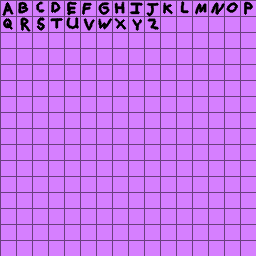
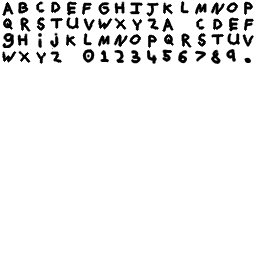
Layers edited between the first and the second 256 × 256 image:
added group "Numbers" with 10 layers above "Letters lower" over (x1=82, y1=49, x2=236, y2=64)
added layer "8" in group "Numbers" over (x1=211, y1=49, x2=221, y2=64)
added layer "7" in group "Numbers" over (x1=195, y1=50, x2=206, y2=62)
added layer "6" in group "Numbers" over (x1=178, y1=50, x2=188, y2=64)
added layer "4" in group "Numbers" over (x1=147, y1=50, x2=157, y2=64)
added layer "3" in group "Numbers" over (x1=131, y1=50, x2=141, y2=64)
added layer "0" in group "Numbers" over (x1=82, y1=49, x2=95, y2=63)
added group "Letters lower" with 25 layers above "Letters upper" over (x1=2, y1=17, x2=254, y2=64)
added layer "Layer #24" in group "Letters lower" over (x1=50, y1=51, x2=62, y2=63)
added layer "Layer #26" in group "Letters lower" over (x1=18, y1=50, x2=31, y2=63)
added layer "Layer #27" in group "Letters lower" over (x1=2, y1=51, x2=17, y2=63)
added layer "Layer #28" in group "Letters lower" over (x1=242, y1=34, x2=254, y2=47)
added layer "Layer #29" in group "Letters lower" over (x1=227, y1=33, x2=240, y2=46)
added layer "Layer #30" in group "Letters lower" over (x1=211, y1=34, x2=224, y2=45)
added layer "Layer #32" in group "Letters lower" over (x1=181, y1=33, x2=192, y2=48)
added layer "Layer #35" in group "Letters lower" over (x1=129, y1=34, x2=141, y2=45)
added layer "Layer #36" in group "Letters lower" over (x1=113, y1=34, x2=128, y2=47)
added layer "Layer #37" in group "Letters lower" over (x1=98, y1=35, x2=110, y2=47)
added layer "J #1" in group "Letters lower" over (x1=50, y1=32, x2=59, y2=49)
added layer "h" in group "Letters lower" over (x1=17, y1=33, x2=28, y2=46)
added layer "g" in group "Letters lower" over (x1=2, y1=33, x2=14, y2=48)
added layer "e" in group "Letters lower" over (x1=229, y1=17, x2=239, y2=32)
added layer "a" in group "Letters lower" over (x1=162, y1=18, x2=174, y2=32)
hid "Background copy" over (x1=0, y1=0, x2=256, y2=256)
…and 16 more changes (16 added)
